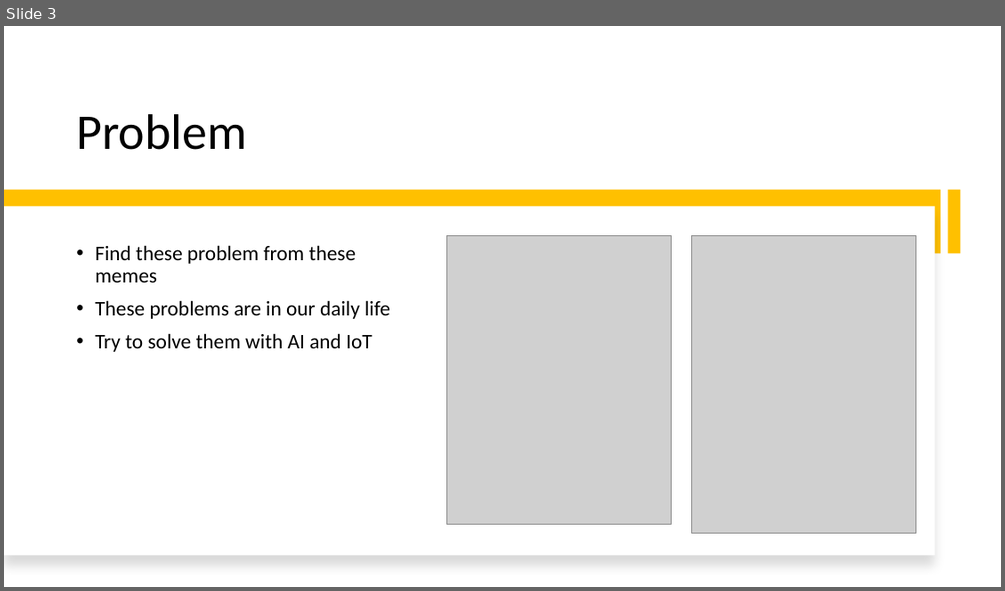
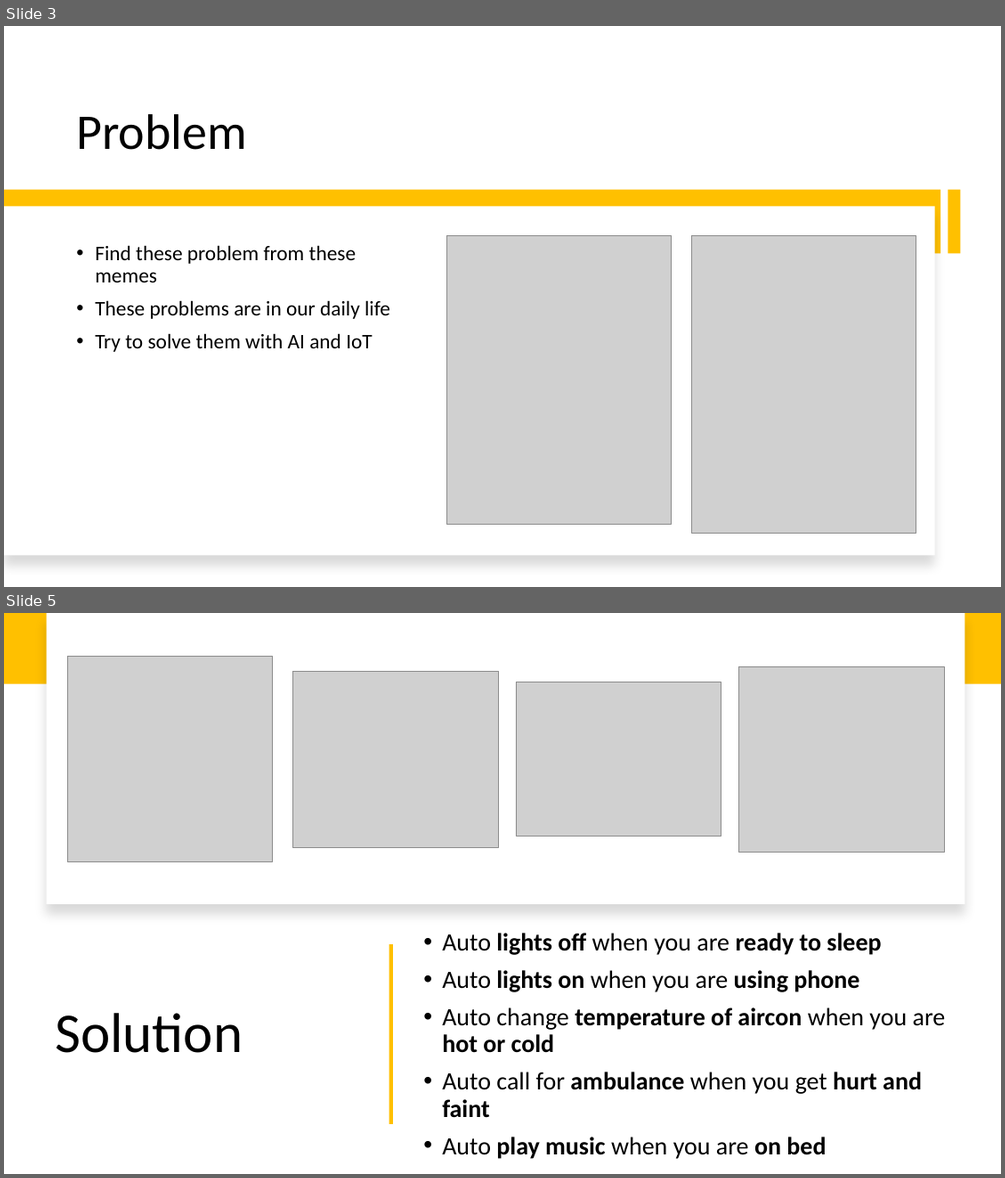
Before and after one commit to smarttommyau/aiot_bedroom, a slide deck: project_documents/P21_pitching_deck_AIoT Bedroom.pptx. Shown one above the other, each under a label of ours: slide 3 before the commit, slides 3 and 5 after it; the slides between them are not shown. The pictures are 1005x591 and 1005x1178 pixels, drawn with LibreOffice and Linux fonts; fonts in the diff are those of the drawing; grey boxes stand for pictures. Boxes give left, top, right and bottom in pixels: in the first picture for what was removed or moved away, otherwise in the second. Text is boxed around its words. In the diff, an @@ line names an element or a change of style, - is before the commit and + after.

```diff
--- a/project_documents/P21_pitching_deck_AIoT Bedroom.pptx
+++ b/project_documents/P21_pitching_deck_AIoT Bedroom.pptx
@@ slide 5 added at (x1=4, y1=613, x2=1001, y2=1174), background #FFFFFF @@
@@ rectangle added at (x1=4, y1=613, x2=1001, y2=684), fill #FFC000 @@
@@ rectangle added at (x1=47, y1=613, x2=965, y2=904), fill #FFFFFF @@
@@ picture added at (x1=67, y1=657, x2=273, y2=861) @@
@@ picture added at (x1=293, y1=672, x2=498, y2=848) @@
@@ picture added at (x1=517, y1=682, x2=721, y2=836) @@
@@ picture added at (x1=738, y1=666, x2=944, y2=852) @@
@@ text added at (x1=442, y1=933, x2=946, y2=1159), 24 pt, text #000000, bold @@
+• Auto lights off when you are ready to sleep
+• Auto lights on when you are using phone
+• Auto change temperature of aircon when you are hot or cold
+• Auto call for ambulance when you get hurt and faint
+• Auto play music when you are on bed
@@ rectangle added at (x1=389, y1=945, x2=393, y2=1124), fill #FFC000 @@
@@ title added at (x1=55, y1=1013, x2=243, y2=1053), 54 pt, text #000000 @@
+Solution
```
Also in this commit, not shown: 3 slides changed, 7 other slides added.
